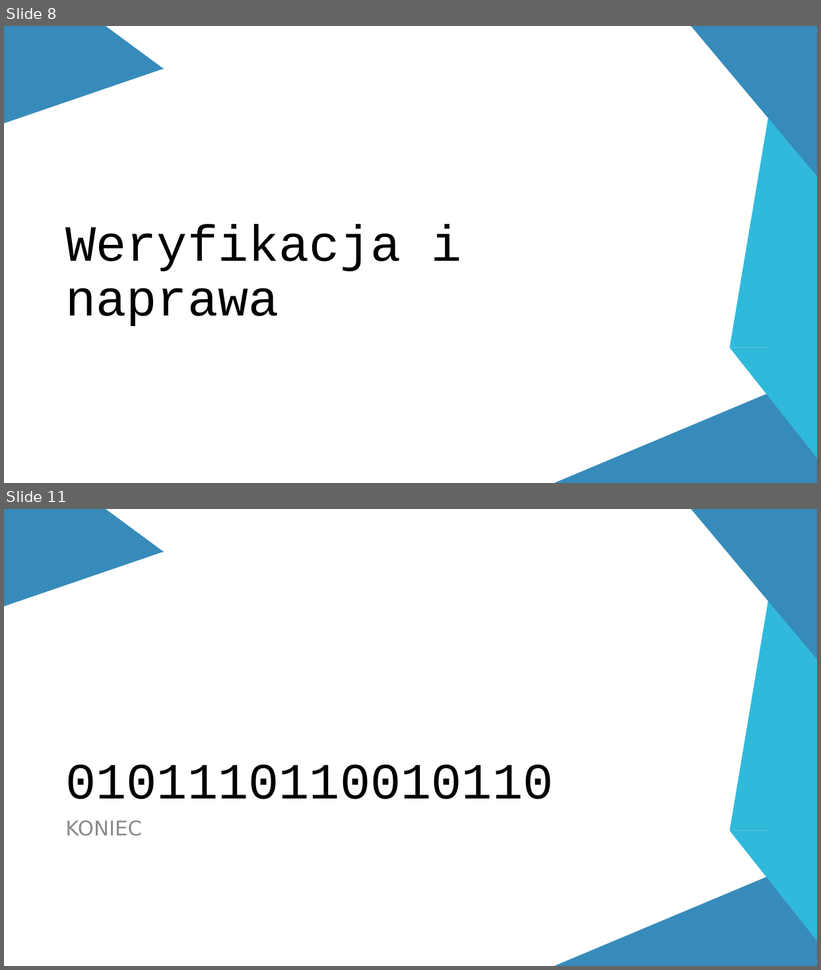
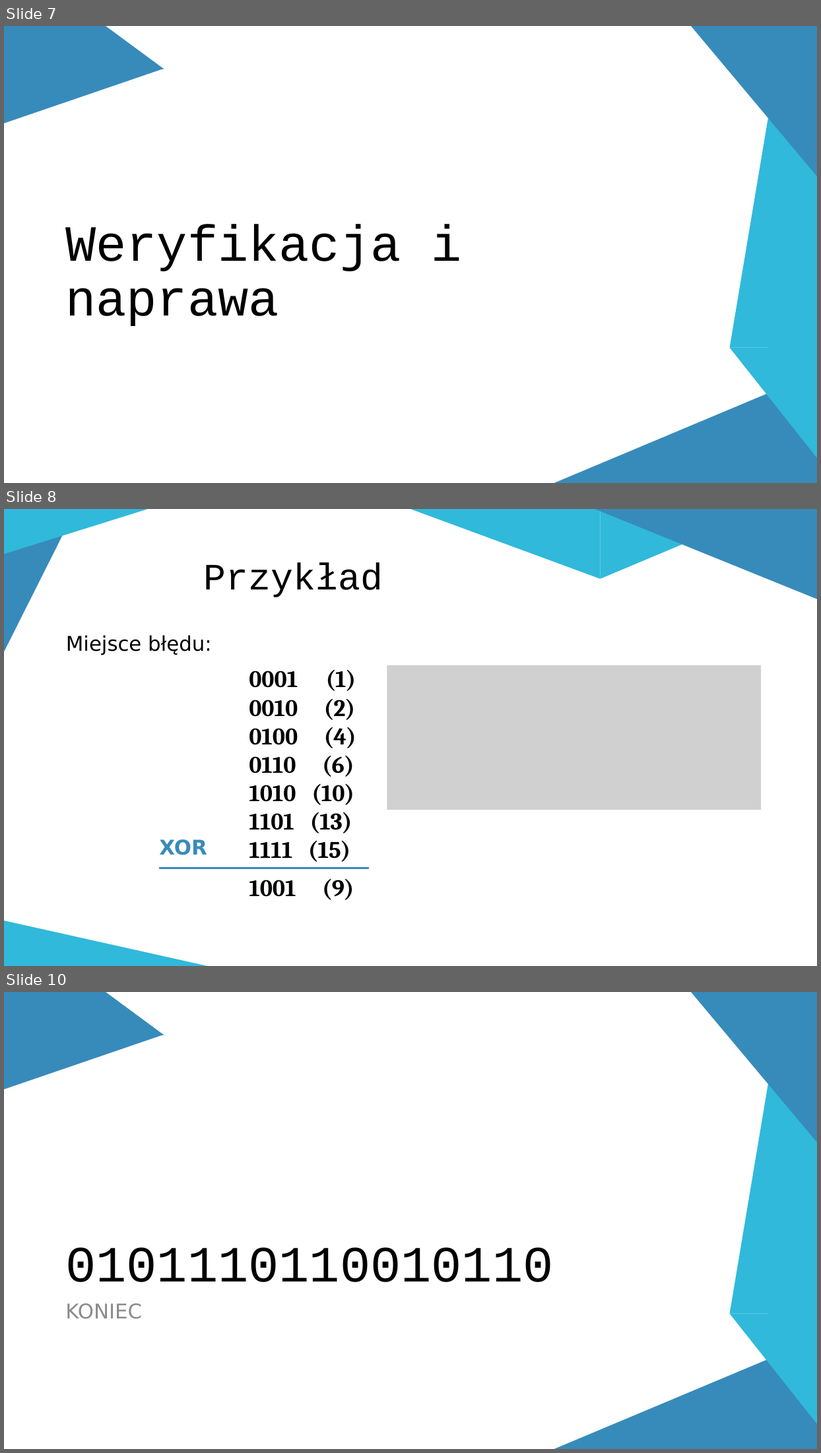
Before and after one commit to zlociu/HammingECC.NET, a slide deck: Hamming.pptx. Shown one above the other, each under a label of ours: slides 8 and 11 before the commit, slides 7, 8 and 10 after it; the slides between them are not shown. The pictures are 821x970 and 821x1453 pixels, drawn with LibreOffice and Linux fonts; fonts in the diff are those of the drawing; grey boxes stand for pictures. Boxes give left, top, right and bottom in pixels: in the first picture for what was removed or moved away, otherwise in the second. Text is boxed around its words. In the diff, an @@ line names an element or a change of style, - is before the commit and + after.

```diff
--- a/Hamming.pptx
+++ b/Hamming.pptx
@@ slide 8 added at (x1=4, y1=509, x2=817, y2=966), background #FFFFFF @@
@@ triangle added at (x1=4, y1=509, x2=77, y2=652), fill #378BBA @@
@@ triangle added at (x1=4, y1=509, x2=149, y2=553), fill #30B9DB @@
@@ triangle added at (x1=411, y1=509, x2=601, y2=579), fill #30B9DB @@
@@ triangle added at (x1=595, y1=509, x2=817, y2=599), fill #378BBA @@
@@ triangle added at (x1=601, y1=509, x2=767, y2=579), fill #30B9DB @@
@@ title added at (x1=204, y1=562, x2=383, y2=597), 44 pt, text #000000 @@
+Przykład
@@ text added at (x1=66, y1=635, x2=212, y2=855), 24 pt, text #000000 @@
+Miejsce błędu:
+XOR
@@ picture added at (x1=387, y1=665, x2=762, y2=810) @@
@@ text added at (x1=249, y1=670, x2=356, y2=862), 28 pt, text #000000, bold @@
+0001 (1)
+0010 (2)
+0100 (4)
+0110 (6)
+1010 (10)
+1101 (13)
+1111 (15)
@@ line added from (159, 868) to (369, 868), #378BBA 2.25 pt @@
@@ text added at (x1=249, y1=879, x2=354, y2=900), 28 pt, text #000000, bold @@
+1001 (9)
@@ triangle added at (x1=4, y1=921, x2=207, y2=966), fill #30B9DB @@
@@ what was slide 8 is now slide 7 @@
@@ what was slide 11 is now slide 10 @@
```
Also in this commit, not shown: 3 slides changed, 1 other slide added, 3 slides removed.
